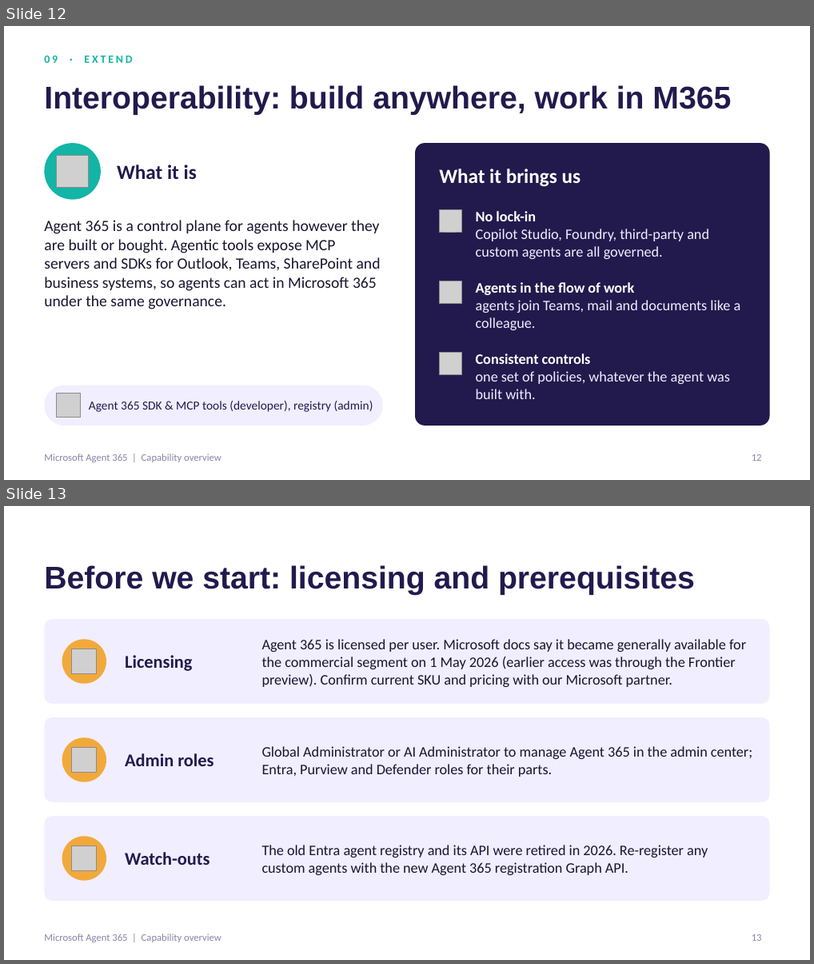
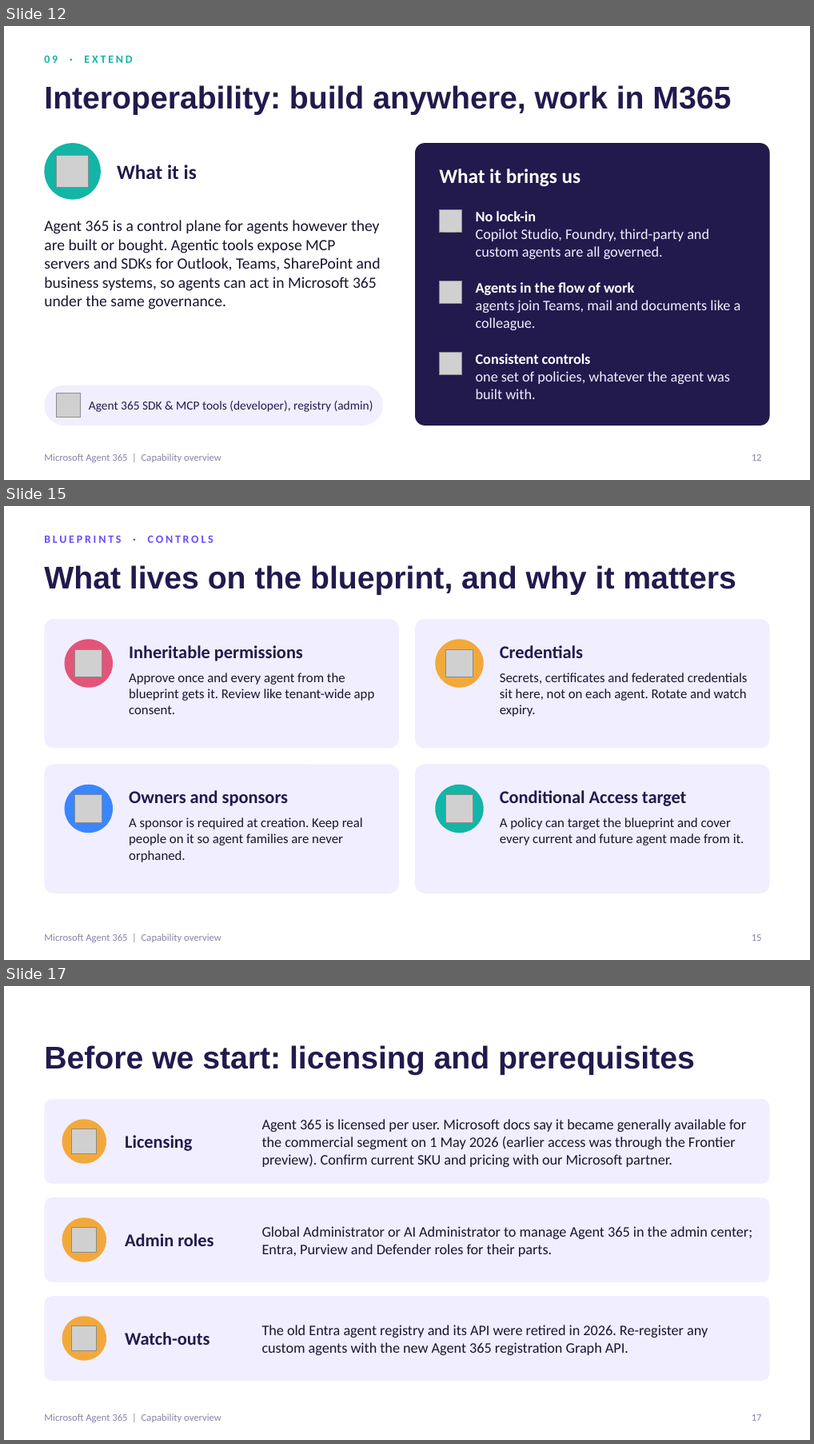
Before and after one commit to binishbaby/Diagrams, a slide deck: Agent365-Overview.pptx. Shown one above the other, each under a label of ours: slides 12 and 13 before the commit, slides 12, 15 and 17 after it; the slides between them are not shown. The pictures are 814x964 and 814x1444 pixels, drawn with LibreOffice and Linux fonts; fonts in the diff are those of the drawing; grey boxes stand for pictures. Boxes give left, top, right and bottom in pixels: in the first picture for what was removed or moved away, otherwise in the second. Text is boxed around its words. In the diff, an @@ line names an element or a change of style, - is before the commit and + after.

```diff
--- a/Agent365-Overview.pptx
+++ b/Agent365-Overview.pptx
@@ slide 15 added at (4,506,810,960), background #FFFFFF; not listed: 1 template element that a slide beside it also shows @@
@@ text added at (44,536,214,543), 10 pt, text #6D4AFF, bold @@
+BLUEPRINTS · CONTROLS
@@ title added at (44,565,737,595), 28 pt, text #221A4D, bold @@
+What lives on the blueprint, and why it matters
@@ rounded rectangle added at (44,619,399,748), fill #F1EEFF @@
@@ rounded rectangle added at (415,619,770,748), fill #F1EEFF @@
@@ ellipse added at (65,639,113,688), fill #E2557A @@
@@ picture added at (75,649,102,677) @@
@@ text added at (129,645,303,661), 16 pt, text #221A4D, bold @@
+Inheritable permissions
@@ ellipse added at (435,639,484,688), fill #F2A93B @@
@@ picture added at (446,649,474,677) @@
@@ text added at (500,645,583,658), 16 pt, text #221A4D, bold @@
+Credentials
@@ text added at (129,672,375,714), 12 pt, text #1A1530 @@
+Approve once and every agent from the blueprint gets it. Review like tenant-wide app consent.
@@ text added at (500,672,748,716), 12 pt, text #1A1530 @@
+Secrets, certificates and federated credentials sit here, not on each agent. Rotate and watch expiry.
@@ rounded rectangle added at (44,764,399,893), fill #F1EEFF @@
@@ rounded rectangle added at (415,764,770,893), fill #F1EEFF @@
@@ ellipse added at (65,784,113,832), fill #3A86FF @@
@@ text added at (129,790,288,806), 16 pt, text #221A4D, bold @@
+Owners and sponsors
@@ ellipse added at (435,784,484,832), fill #12B5A6 @@
@@ text added at (500,790,686,806), 16 pt, text #221A4D, bold @@
+Conditional Access target
@@ picture added at (75,795,102,822) @@
@@ text added at (129,817,363,862), 12 pt, text #1A1530 @@
+A sponsor is required at creation. Keep real people on it so agent families are never orphaned.
@@ picture added at (446,795,474,822) @@
@@ text added at (500,817,745,845), 12 pt, text #1A1530 @@
+A policy can target the blueprint and cover every current and future agent made from it.
@@ page number added at (752,934,762,940), 9 pt, text #8A84A8 @@
+15
@@ what was slide 13 is now slide 17 @@
@@ page number at (752,1414,762,1420): text changed @@
-13
+17
```
Also in this commit, not shown: 3 other slides added.
